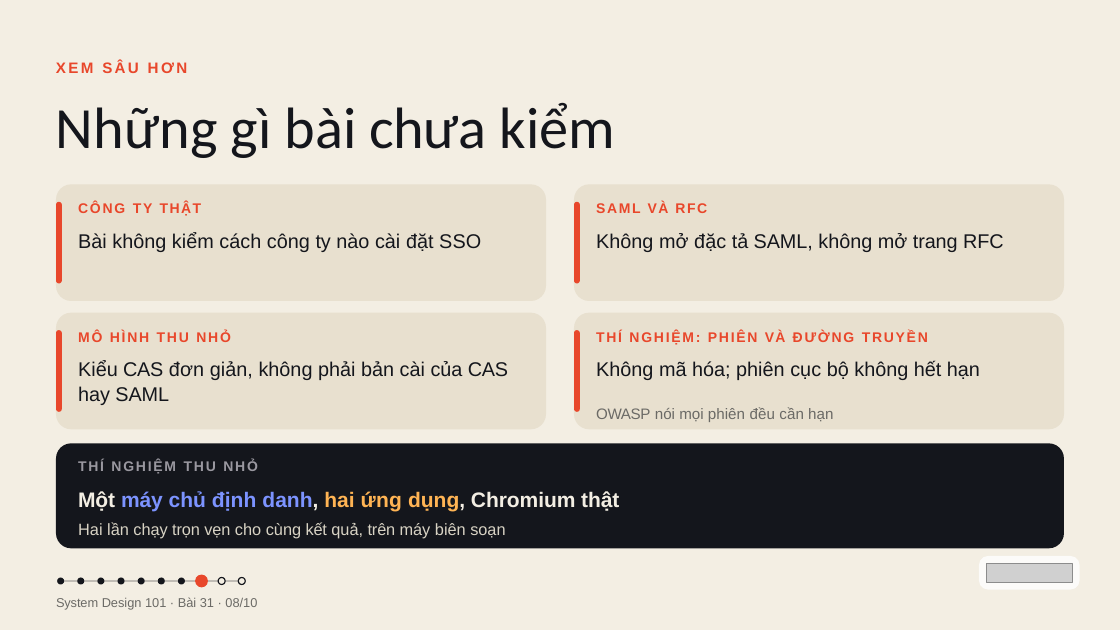
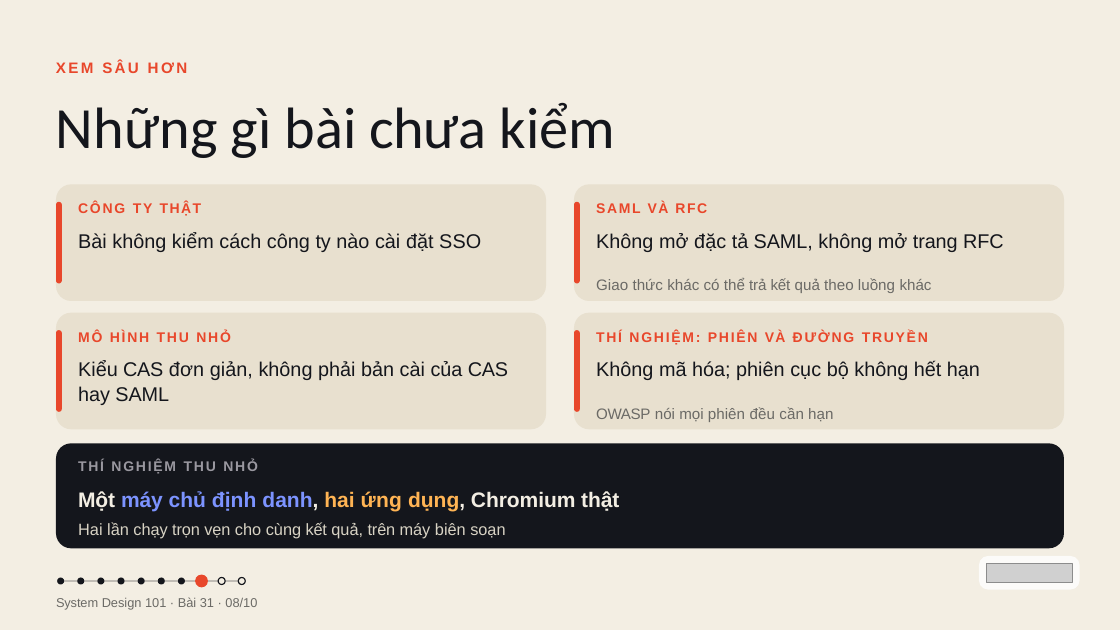
Before and after one commit to vohoailinh90/tool-marketing-studio, a slide deck: slide 8 of system-design-101/vi/lessons/sd-14-031/slides/sd-14-031.pptx. Drawn at 1120x630 pixels with LibreOffice and Linux fonts; fonts in the diff are those of the drawing; grey boxes stand for pictures. Boxes give left, top, right and bottom in pixels: in the first picture for what was removed or moved away, otherwise in the second. Text is boxed around its words. In the diff, an @@ line names an element or a change of style, - is before the commit and + after.

```diff
--- a/system-design-101/vi/lessons/sd-14-031/slides/sd-14-031.pptx
+++ b/system-design-101/vi/lessons/sd-14-031/slides/sd-14-031.pptx
@@ text added at (x1=596, y1=278, x2=932, y2=293), 19.5 pt, text #6B6A66 @@
+Giao thức khác có thể trả kết quả theo luồng khác
```
Also in this commit, not shown: 7 other slides changed.
